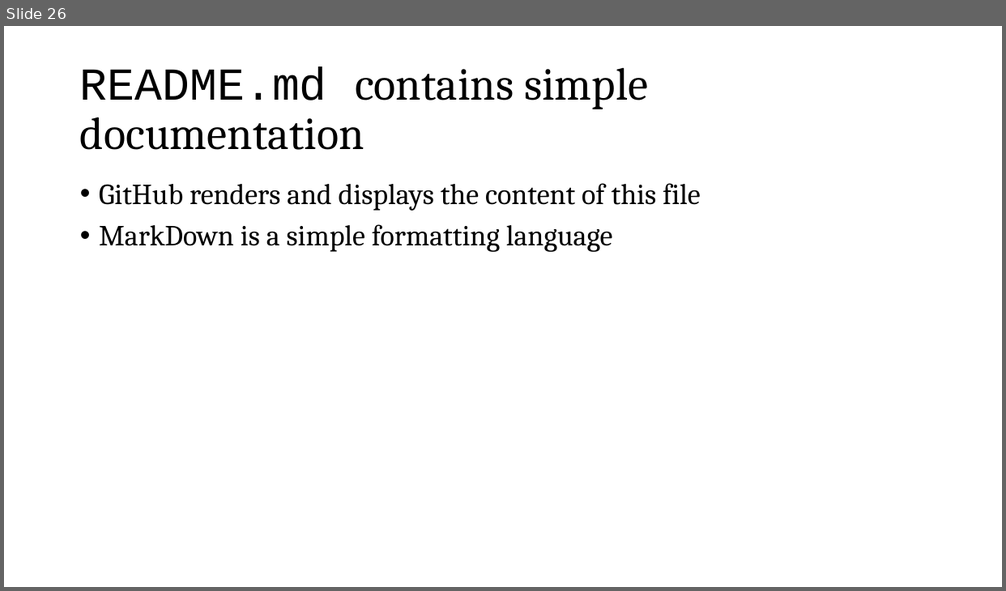
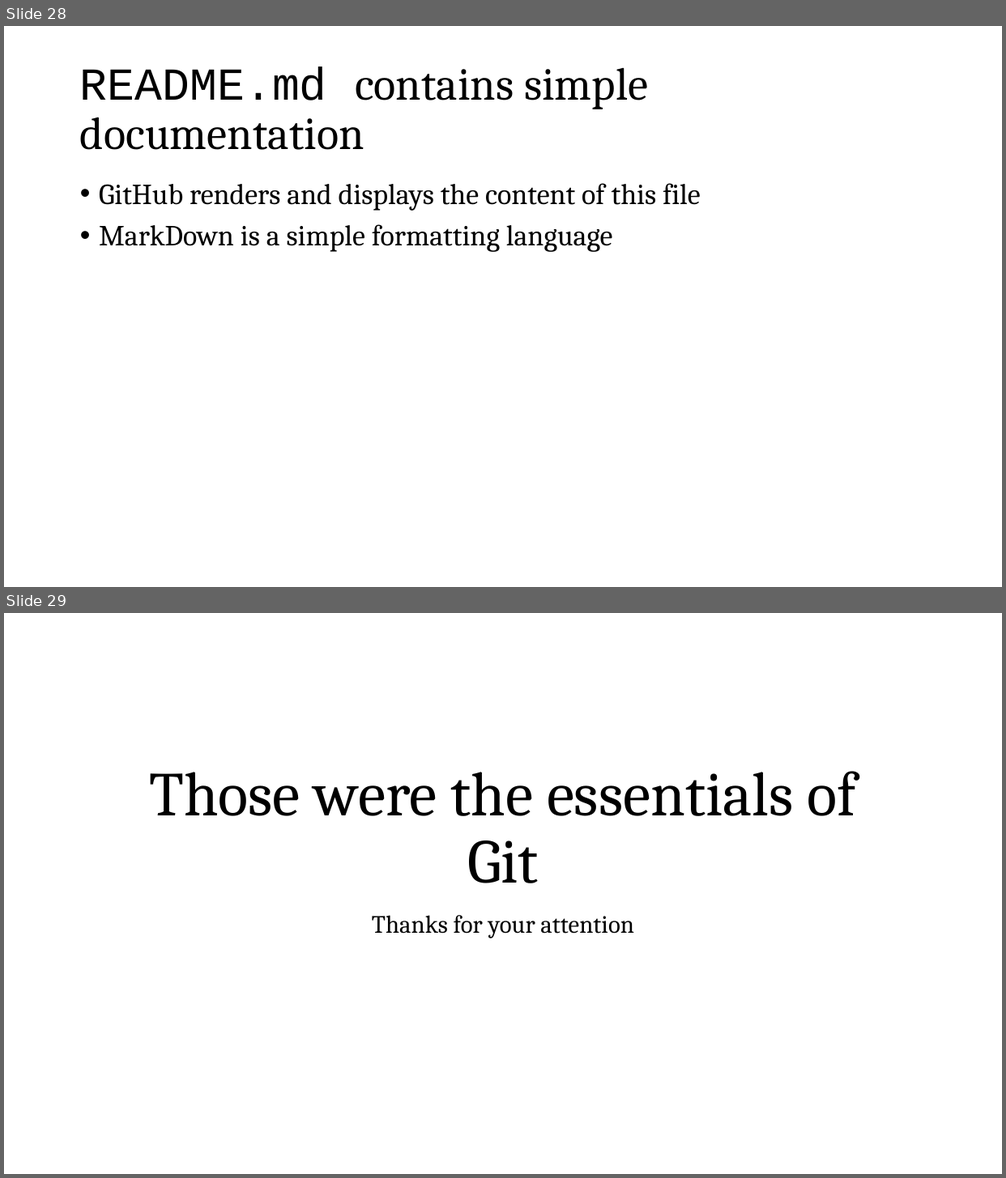
Before and after one commit to meny12/GitEssentials, a slide deck: git_workshop.pptx. Shown one above the other, each under a label of ours: slide 26 before the commit, slides 28 and 29 after it. The pictures are 1006x591 and 1006x1178 pixels, drawn with LibreOffice and Linux fonts; fonts in the diff are those of the drawing. Boxes give left, top, right and bottom in pixels: in the first picture for what was removed or moved away, otherwise in the second. Text is boxed around its words. In the diff, an @@ line names an element or a change of style, - is before the commit and + after.

```diff
--- a/git_workshop.pptx
+++ b/git_workshop.pptx
@@ slide 29 added at (4, 613, 1002, 1174), background #FFFFFF @@
@@ title added at (149, 771, 857, 884), 60 pt, text #000000 @@
+Those were the essentials of Git
@@ subtitle added at (372, 915, 634, 939), 24 pt, text #000000 @@
+Thanks for your attention
@@ what was slide 26 is now slide 28 @@
```
Also in this commit, not shown: 2 slides changed, 2 other slides added.
